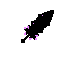
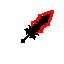
Before/after of a 64x64 layered artwork. What changed in the layer stack:
painted on "Calque #7" over box(24, 13, 51, 40)
painted on "Calque #1" over box(24, 13, 51, 40)
hid "Calque #9", painted on it over box(31, 10, 54, 33)
added layer "Calque #11" (overlay) above "Calque #3" over box(31, 10, 54, 33)
"Calque #3": blend overlay → color, painted on it over box(31, 10, 54, 33)
hid "Calque #2" over box(31, 10, 54, 33)
painted on "Calque #8" over box(31, 21, 41, 33)
added layer "Calque #12" (overlay, 83%) above "Calque #5" over box(24, 15, 43, 40)
painted on "Calque #5" over box(24, 15, 43, 40)
